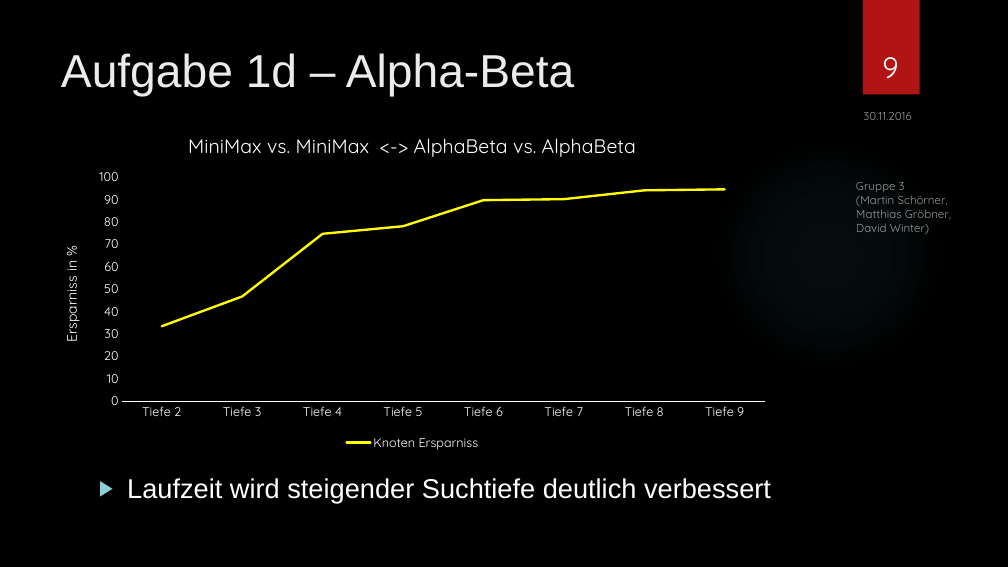
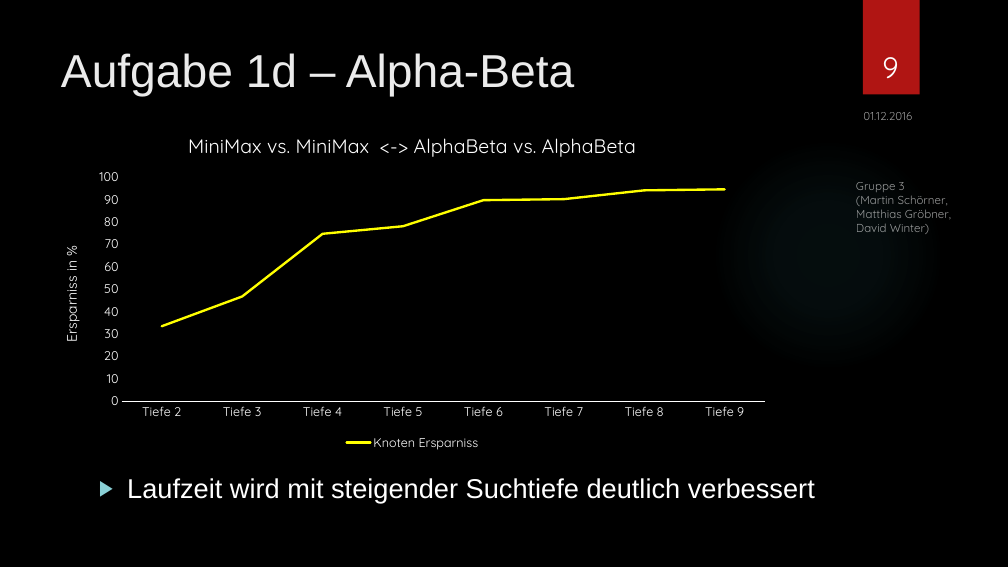
Before and after one commit to SOAS-Uni-Augsburg/ws16-17-group-03, a slide deck: slide 9 of Blatt-06/Präsentation.pptx. Drawn at 1008x567 pixels with LibreOffice and Linux fonts; fonts in the diff are those of the drawing; background and template pictures are left out. Boxes give left, top, right and bottom in pixels: in the first picture for what was removed or moved away, otherwise in the second. Text is boxed around its words. In the diff, an @@ line names an element or a change of style, - is before the commit and + after.

```diff
--- a/Blatt-06/Präsentation.pptx
+++ b/Blatt-06/Präsentation.pptx
@@ text at bbox=[863, 112, 912, 120]: text changed @@
-30.11.2016
+01.12.2016
@@ text at bbox=[127, 478, 815, 503]: text changed @@
-▶ Laufzeit wird steigender Suchtiefe deutlich verbessert
+▶ Laufzeit wird mit steigender Suchtiefe deutlich verbessert
```
Also in this commit, not shown: 17 other slides changed.
